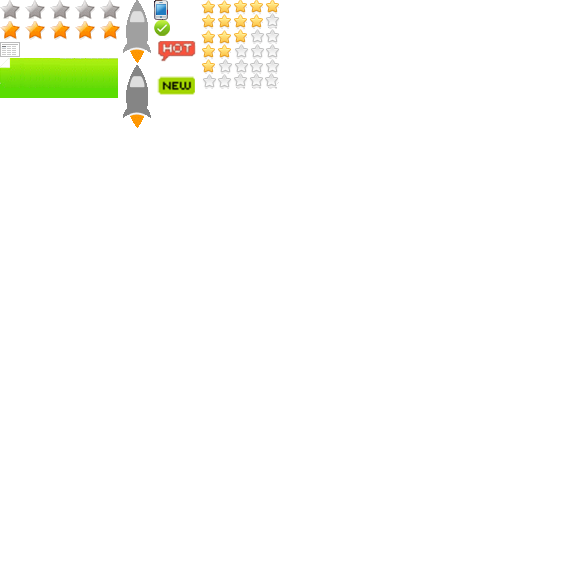
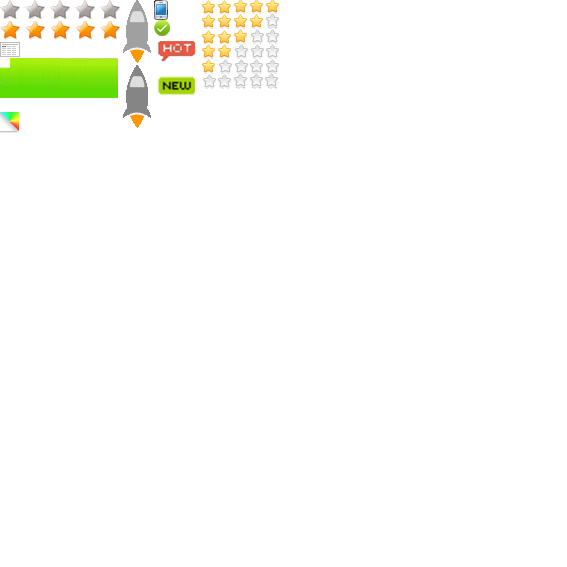
Two versions of the same layered image (567×567). Layer-by-layer changes:
added layer "图层 9" above "图层 8" over [0, 112, 19, 133]
